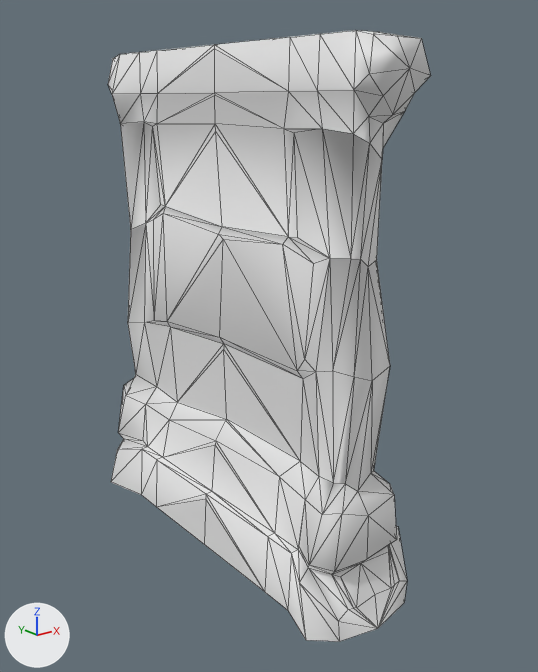
An edit to the glTF model client/assets/models/buildings/sections/wall_3_stone.glb, drawn before and after from the same camera.
Both versions are drawn from a camera (50 mm lens) standing at (-3.7, -5.03, 3.6) and looking at (0.17, -0.19, 1.67). Lighting does not change. The marker at lower left points along +X, +Y and +Z. Mesh edges are drawn as thin lines. Vertices at the same position are counted once.

Names of what the first picture shows: 'wall_3_stone'.
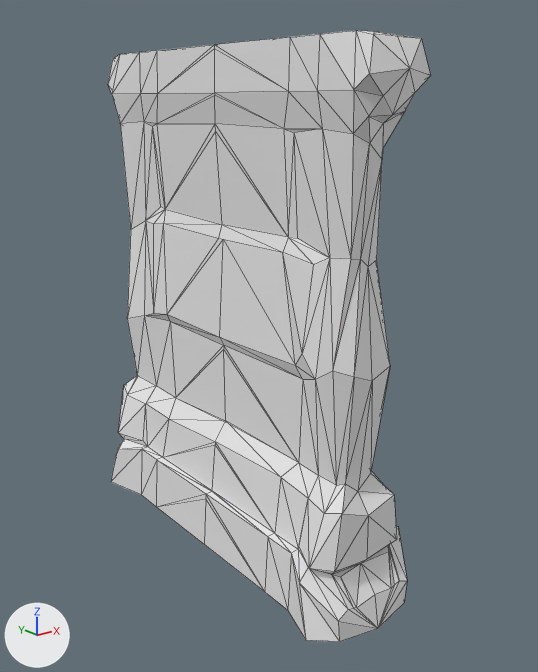
Where the change shows, as pixel boxes (x1, y1, x2, y2) in the pictures (538 x 672 px; the box of a moved part takes in the faces that stretch with it):
part 1 of me_grid_025, moved or reshaped: before (118, 122, 394, 574); after (118, 122, 391, 574)

What the commit changed:
me_grid_025 has 294 vertices, 574 faces and spans x -0.56..0.54, y -1.78..1.85, z -0.27..4.03.
me_grid_025 is used by ob_wall_3_stone; location (0.0, 0.0, 0.0).
me_grid_025 part 1: 59 of 294 vertices moved; they spanned x -0.47..0.38, y -1.47..1.63, z 0.23..2.7 and now span x -0.47..0.33, y -1.47..1.63, z 0.24..2.68; mean shift (0.0, 0.0, 0.0); largest move (-0.16, 0.95, 2.64) -> (-0.16, 0.95, 2.55).
me_grid_025 part 2: the surface is now shaded flat.
